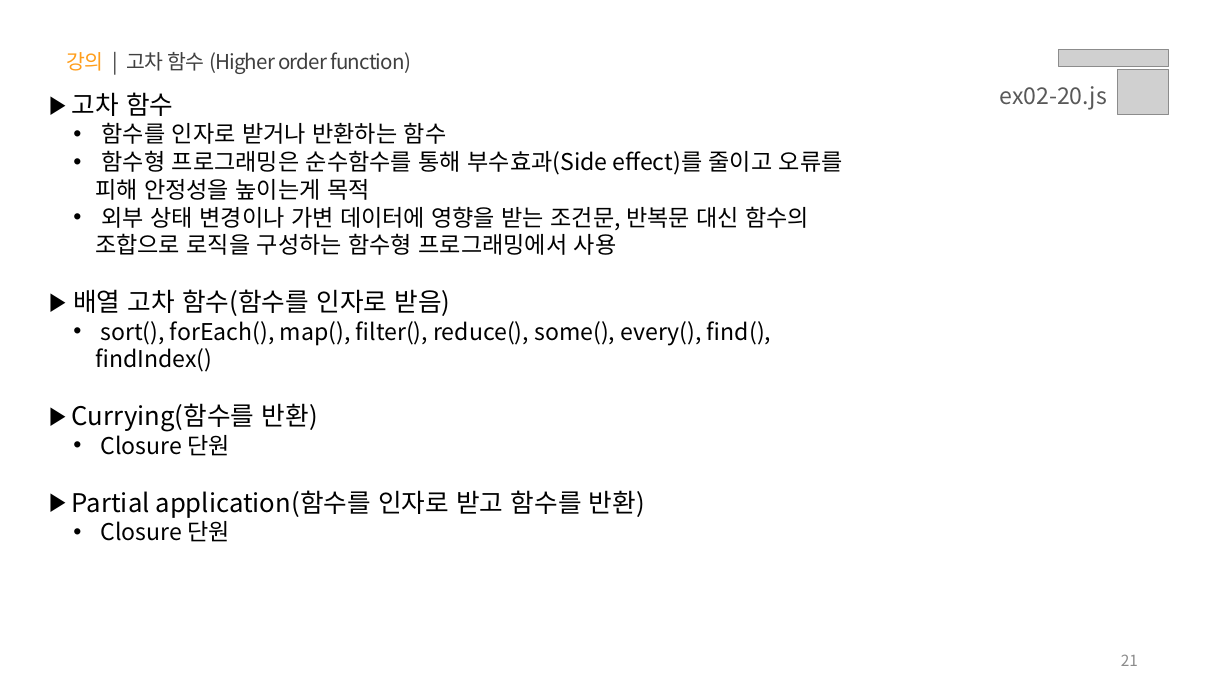
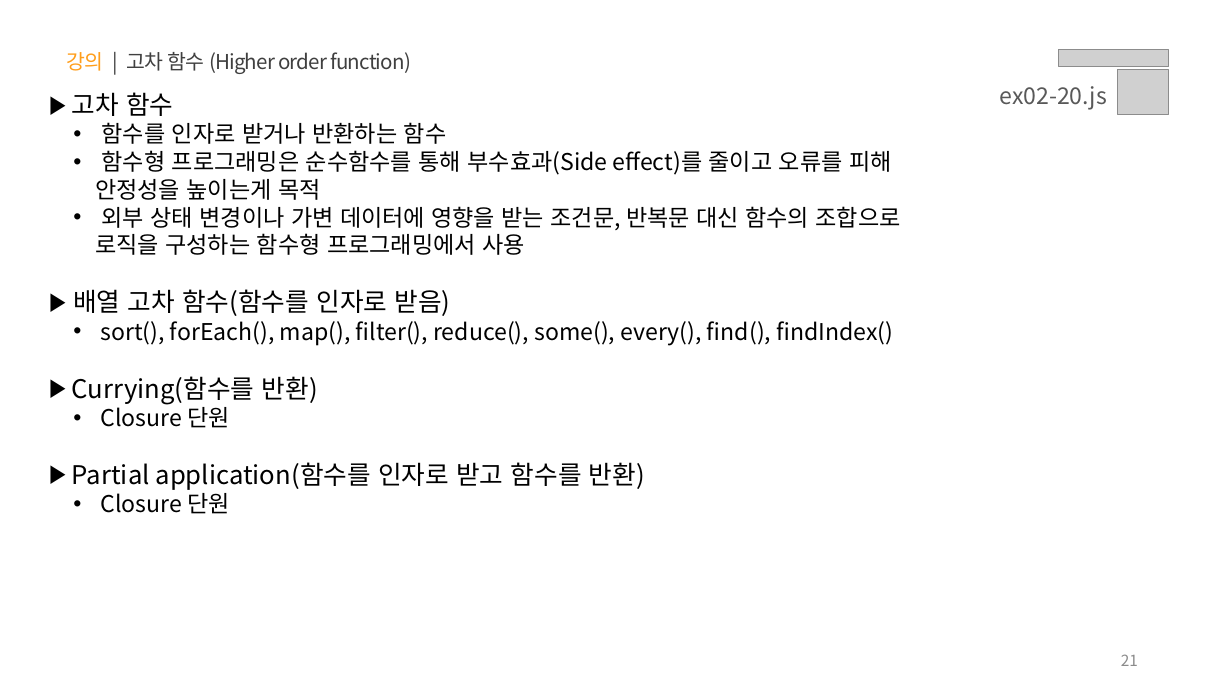
Before and after one commit to s-ja/lion_plus, a slide deck: slide 21 of PPT/02.자바스크립트 - 함수.pptx. Drawn at 1232x693 pixels with LibreOffice and Linux fonts; fonts in the diff are those of the drawing; grey boxes stand for pictures. Boxes give left, top, right and bottom in pixels: in the first picture for what was removed or moved away, otherwise in the second. Text is boxed around its words. In the diff, an @@ line names an element or a change of style, - is before the commit and + after.

```diff
--- a/PPT/02.자바스크립트 - 함수.pptx
+++ b/PPT/02.자바스크립트 - 함수.pptx
@@ text "고차 함수" rewrapped from <box>72,92,843,542</box> to <box>72,92,901,514</box> @@
```
Also in this commit, not shown: 3 other slides changed, 18 other files.
